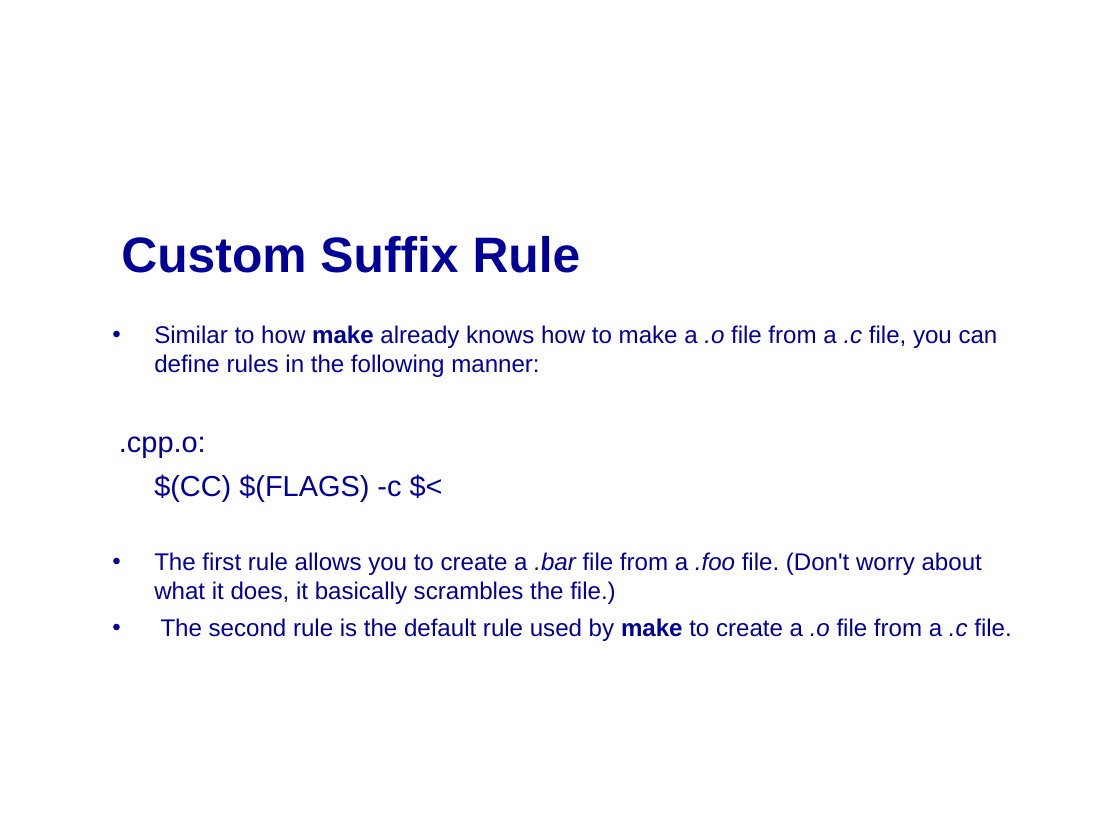
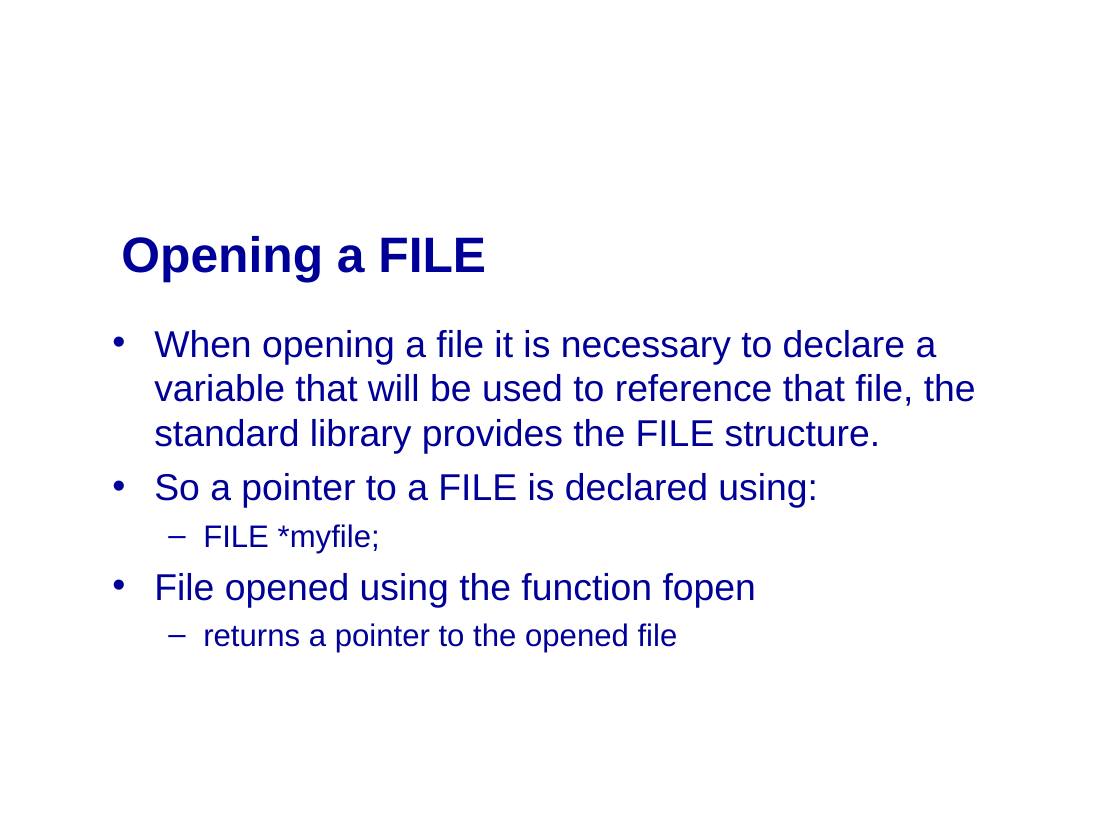
Before and after one commit to mikeg64/iome, a slide deck: slide 15 of src/examples/course/c/presentation/IntrotoC4.ppt (slide 24 before the commit). Drawn at 1120x840 pixels with LibreOffice and Linux fonts; fonts in the diff are those of the drawing; background and template pictures are left out. Boxes give left, top, right and bottom in pixels: in the first picture for what was removed or moved away, otherwise in the second. Text is boxed around its words. In the diff, an @@ line names an element or a change of style, - is before the commit and + after.

Commit message:
Separate presentation on control structures

```diff
--- a/src/examples/course/c/presentation/IntrotoC4.ppt
+++ b/src/examples/course/c/presentation/IntrotoC4.ppt
@@ title at <box>121,236,486,282</box>: text changed @@
-Custom Suffix Rule
+Opening a FILE
@@ text at <box>154,330,976,652</box>: text changed; size 15.5 to 24 pt @@
-• Similar to how make already knows how to make a .o file from a .c file, you can define rules in the following manner:
-.cpp.o:
-$(CC) $(FLAGS) -c $<
-• The first rule allows you to create a .bar file from a .foo file. (Don't worry about what it does, it basically scrambles the file.)
-• The second rule is the default rule used by make to create a .o file from a .c file.
+• When opening a file it is necessary to declare a variable that will be used to reference that file, the standard library provides the FILE structure.
+• So a pointer to a FILE is declared using:
+  – FILE *myfile;
+• File opened using the function fopen
+  – returns a pointer to the opened file
```
Also in this commit, not shown: 3 other slides changed, 23 slides added, 39 slides removed, 5 other files.
